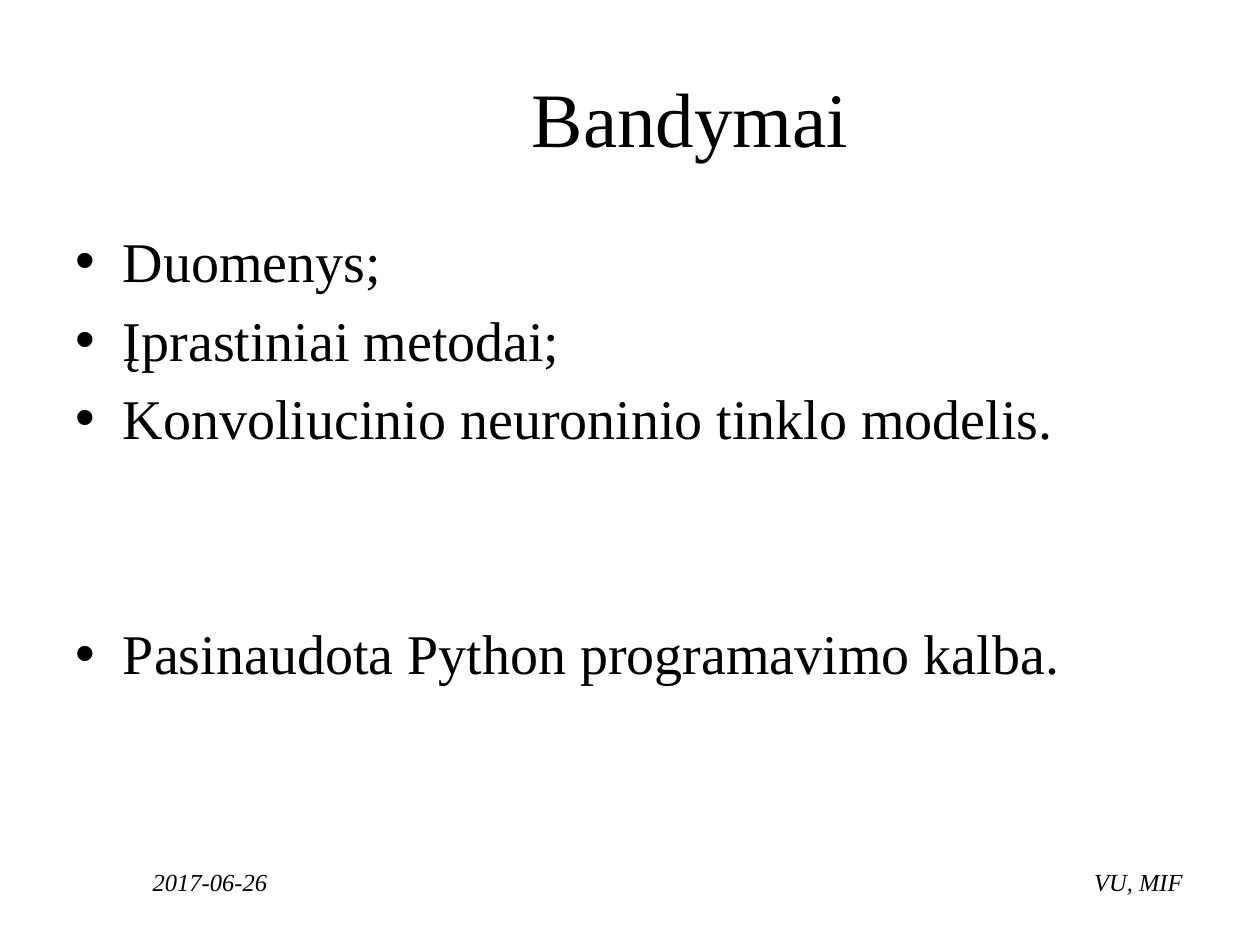
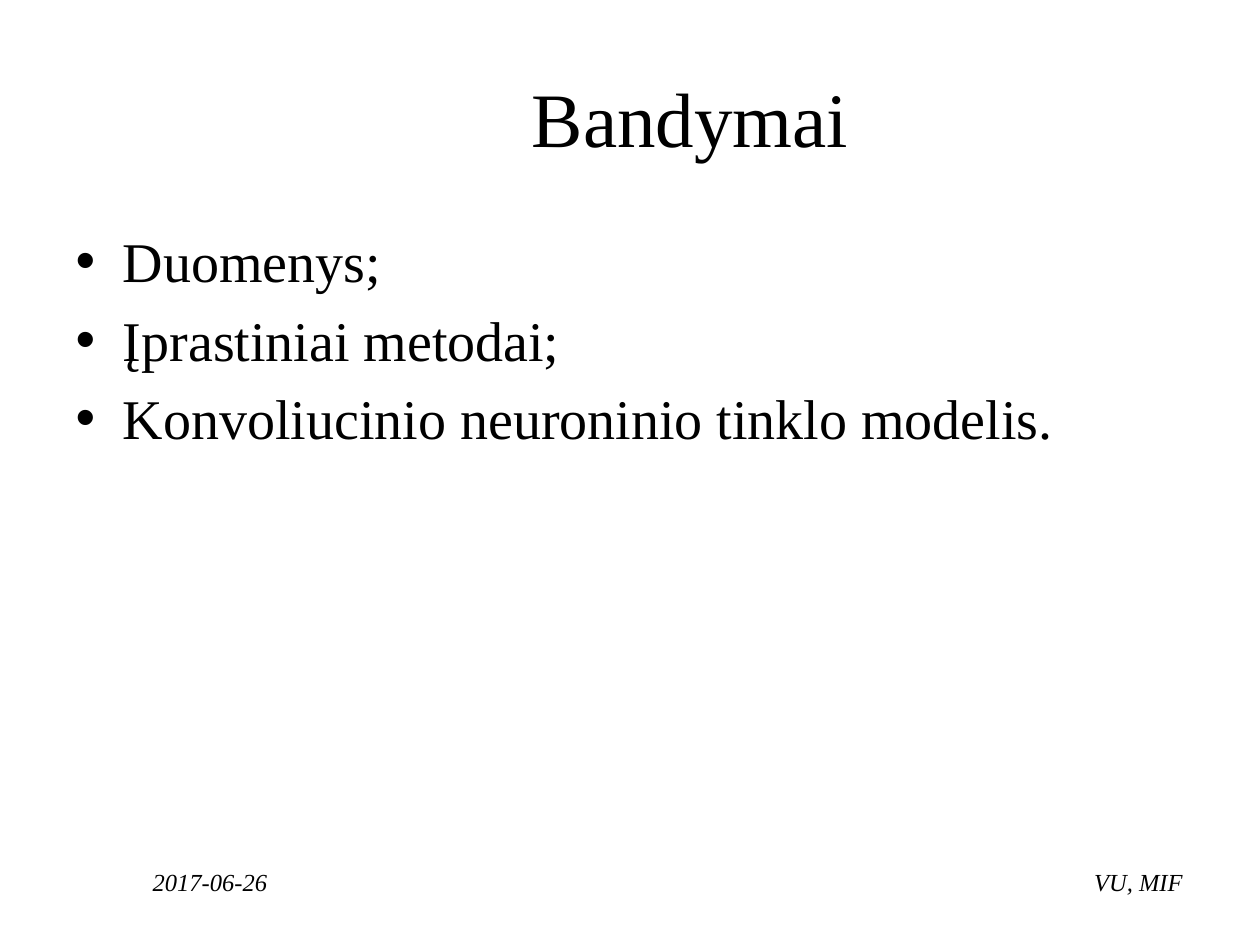
Before and after one commit to ambrazasp/Sign-Language-Recognition, a slide deck: slide 9 of Gestų kalbos atpažinimas naudojant internetinę kamerą.pptx (slide 11 before the commit). Drawn at 1260x945 pixels with LibreOffice and Linux fonts; fonts in the diff are those of the drawing; background and template pictures are left out. Boxes give left, top, right and bottom in pixels: in the first picture for what was removed or moved away, otherwise in the second. Text is boxed around its words. In the diff, an @@ line names an element or a change of style, - is before the commit and + after.

```diff
--- a/Gestų kalbos atpažinimas naudojant internetinę kamerą.pptx
+++ b/Gestų kalbos atpažinimas naudojant internetinę kamerą.pptx
@@ text at (123, 635, 1059, 685): paragraph removed @@
-• Pasinaudota Python programavimo kalba.
```
Also in this commit, not shown: 4 other slides changed, 2 slides removed.
